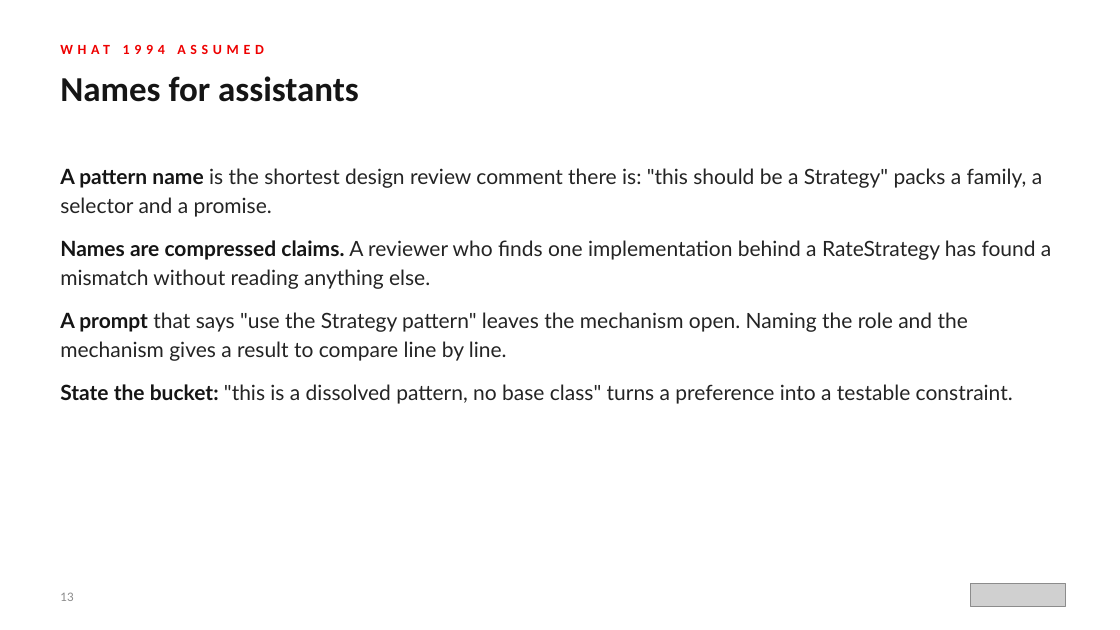
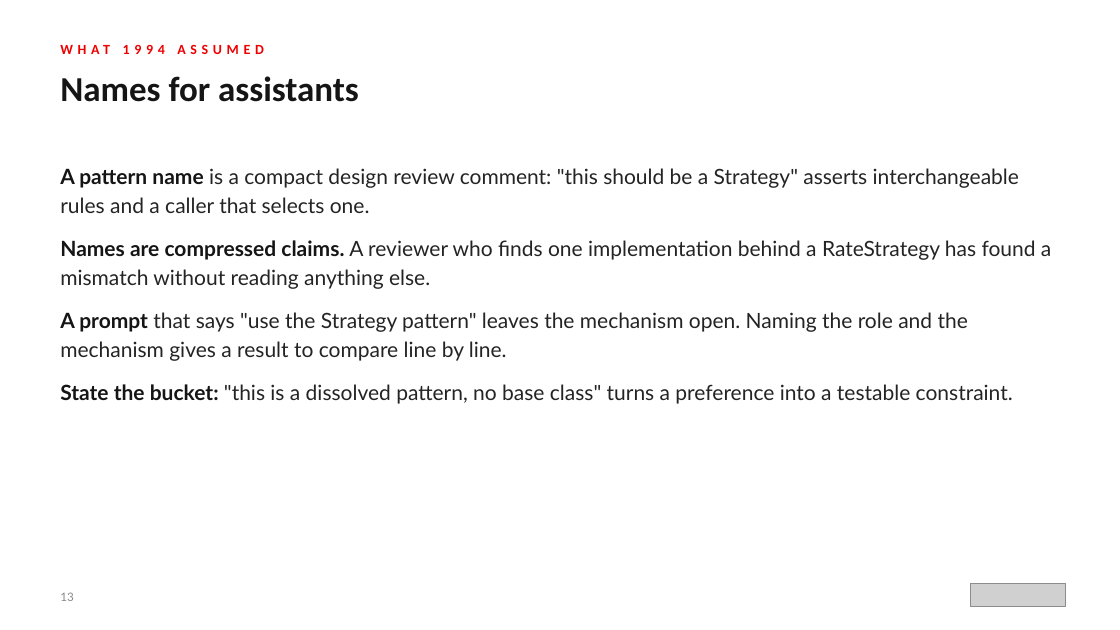
Before and after one commit to patterncatalyst/design-patterns-with-python, a slide deck: slide 13 of presentation/design-patterns-with-python-101-patterns-and-solid.pptx. Drawn at 1120x630 pixels with LibreOffice and Linux fonts; fonts in the diff are those of the drawing; grey boxes stand for pictures. Boxes give left, top, right and bottom in pixels: in the first picture for what was removed or moved away, otherwise in the second. Text is boxed around its words. In the diff, an @@ line names an element or a change of style, - is before the commit and + after.

```diff
--- a/presentation/design-patterns-with-python-101-patterns-and-solid.pptx
+++ b/presentation/design-patterns-with-python-101-patterns-and-solid.pptx
@@ text at <box>60,168,1019,213</box>: text changed @@
-● A pattern name is the shortest design review comment there is: "this should be a Strategy" packs a family, a selector and a promise.
+● A pattern name is a compact design review comment: "this should be a Strategy" asserts interchangeable rules and a caller that selects one.
```
Also in this commit, not shown: 13 other slides changed, 3 other files.
